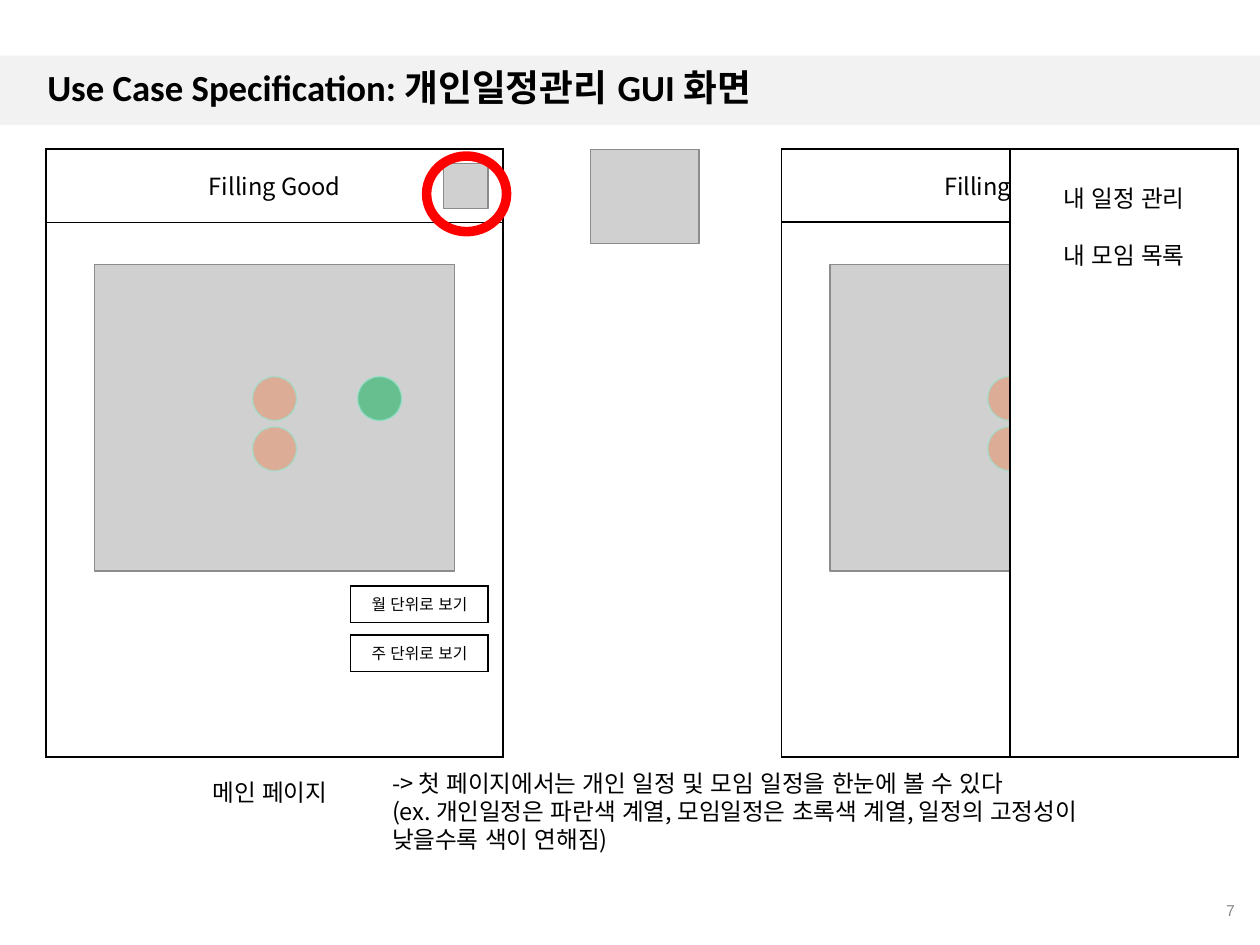
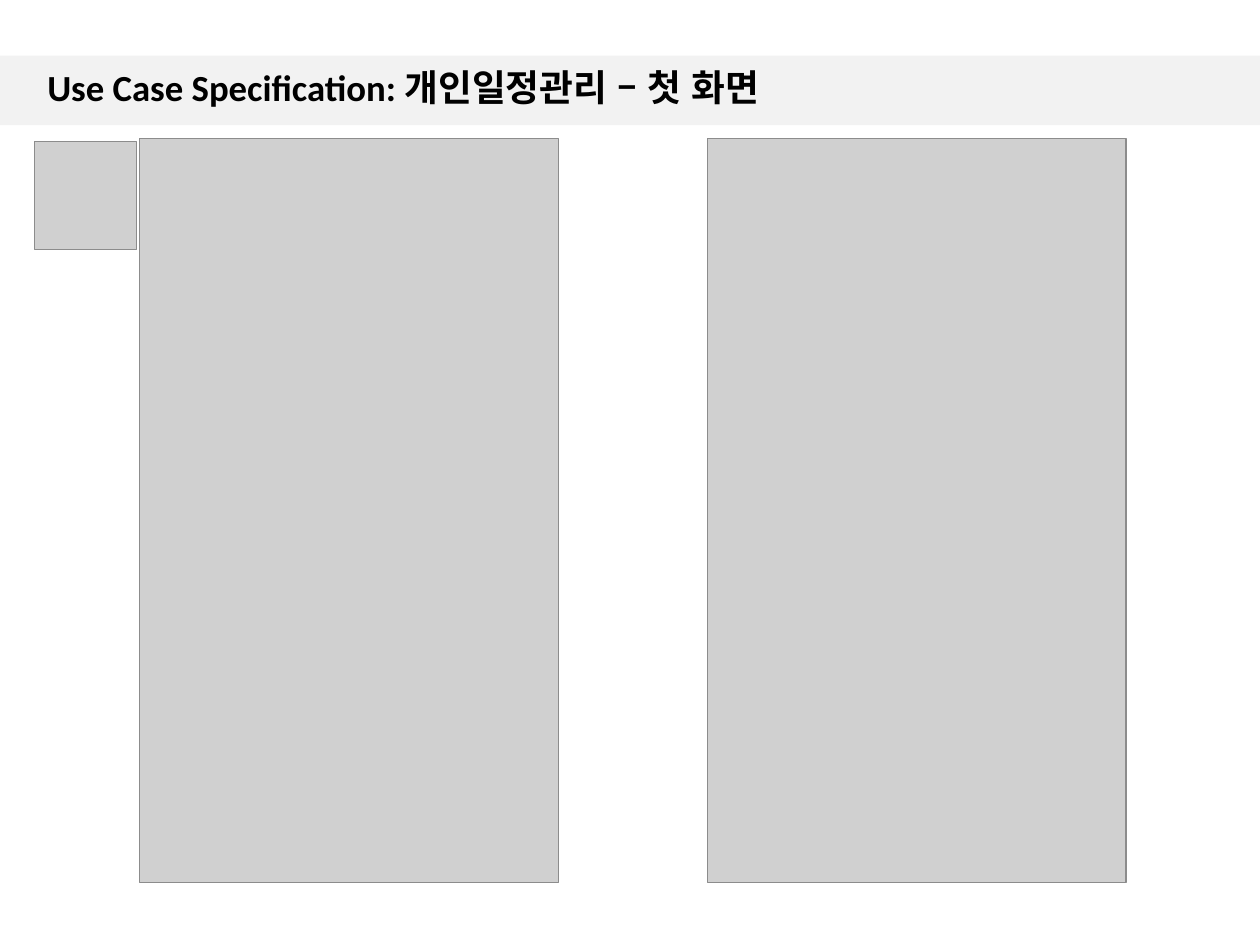
Before and after one commit to 7hong13/FillingGood, a slide deck: slide 7 of SRS/1.3/4팀_일정추천앱_UC_Spec_1.3.pptx. Drawn at 1260x945 pixels with LibreOffice and Linux fonts; fonts in the diff are those of the drawing; grey boxes stand for pictures; background and template pictures are left out. Boxes give left, top, right and bottom in pixels: in the first picture for what was removed or moved away, otherwise in the second. Text is boxed around its words. In the diff, an @@ line names an element or a change of style, - is before the commit and + after.

```diff
--- a/SRS/1.3/4팀_일정추천앱_UC_Spec_1.3.pptx
+++ b/SRS/1.3/4팀_일정추천앱_UC_Spec_1.3.pptx
@@ title at (47, 70, 760, 107): text changed @@
-Use Case Specification: 개인일정관리 GUI 화면
+Use Case Specification: 개인일정관리 – 첫 화면
@@ picture added at (35, 142, 137, 249) @@
@@ picture added at (140, 139, 558, 883) @@
@@ picture removed at (591, 149, 699, 243) @@
@@ picture added at (707, 139, 1125, 883) @@
@@ rectangle removed at (781, 149, 1239, 756) @@
@@ rectangle removed at (781, 149, 1239, 222) @@
-Filling Good
@@ rectangle removed at (1009, 149, 1237, 756) @@
-내 일정 관리
-내 모임 목록
@@ rectangle removed at (47, 150, 504, 757) @@
@@ rectangle removed at (47, 150, 504, 223) @@
-Filling Good
@@ donut removed at (423, 152, 512, 236) @@
@@ picture removed at (444, 164, 489, 209) @@
@@ picture removed at (94, 265, 455, 572) @@
@@ picture removed at (830, 265, 1191, 572) @@
@@ ellipse removed at (252, 377, 296, 421) @@
@@ ellipse removed at (358, 377, 402, 421) @@
@@ ellipse removed at (988, 377, 1032, 421) @@
@@ ellipse removed at (252, 427, 296, 471) @@
@@ ellipse removed at (988, 427, 1032, 471) @@
@@ rectangle removed at (350, 586, 488, 622) @@
-월 단위로 보기
@@ rectangle removed at (350, 635, 488, 672) @@
-주 단위로 보기
@@ text removed at (392, 772, 1077, 853) @@
--> 첫 페이지에서는 개인 일정 및 모임 일정을 한눈에 볼 수 있다
-(ex. 개인일정은 파란색 계열, 모임일정은 초록색 계열, 일정의 고정성이 낮을수록 색이 연해짐)
@@ text removed at (213, 781, 327, 803) @@
-메인 페이지
@@ page number rewrapped from (1226, 905, 1235, 916) to (964, 885, 1247, 945) @@
```
Also in this commit, not shown: 25 other slides changed, 15 slides added, 6 other files.
